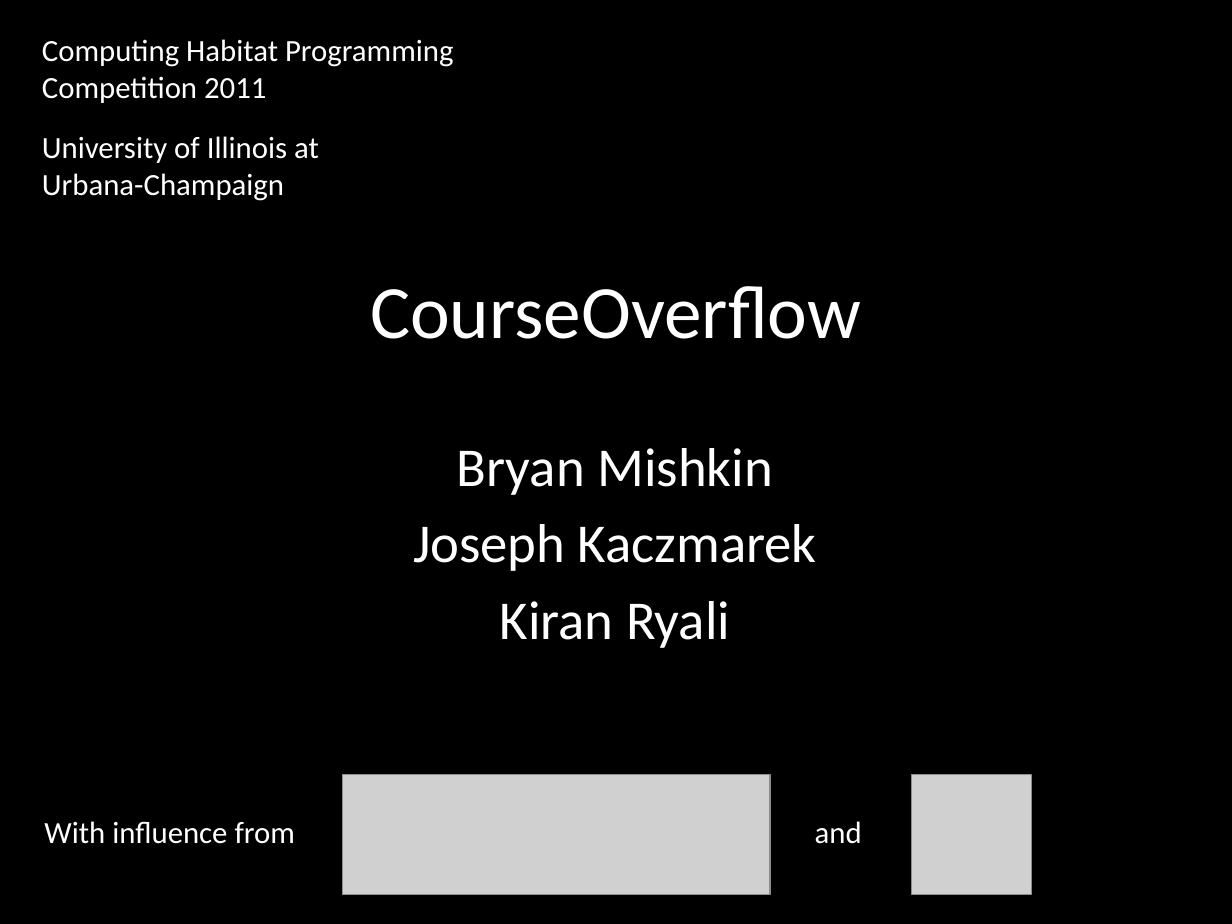
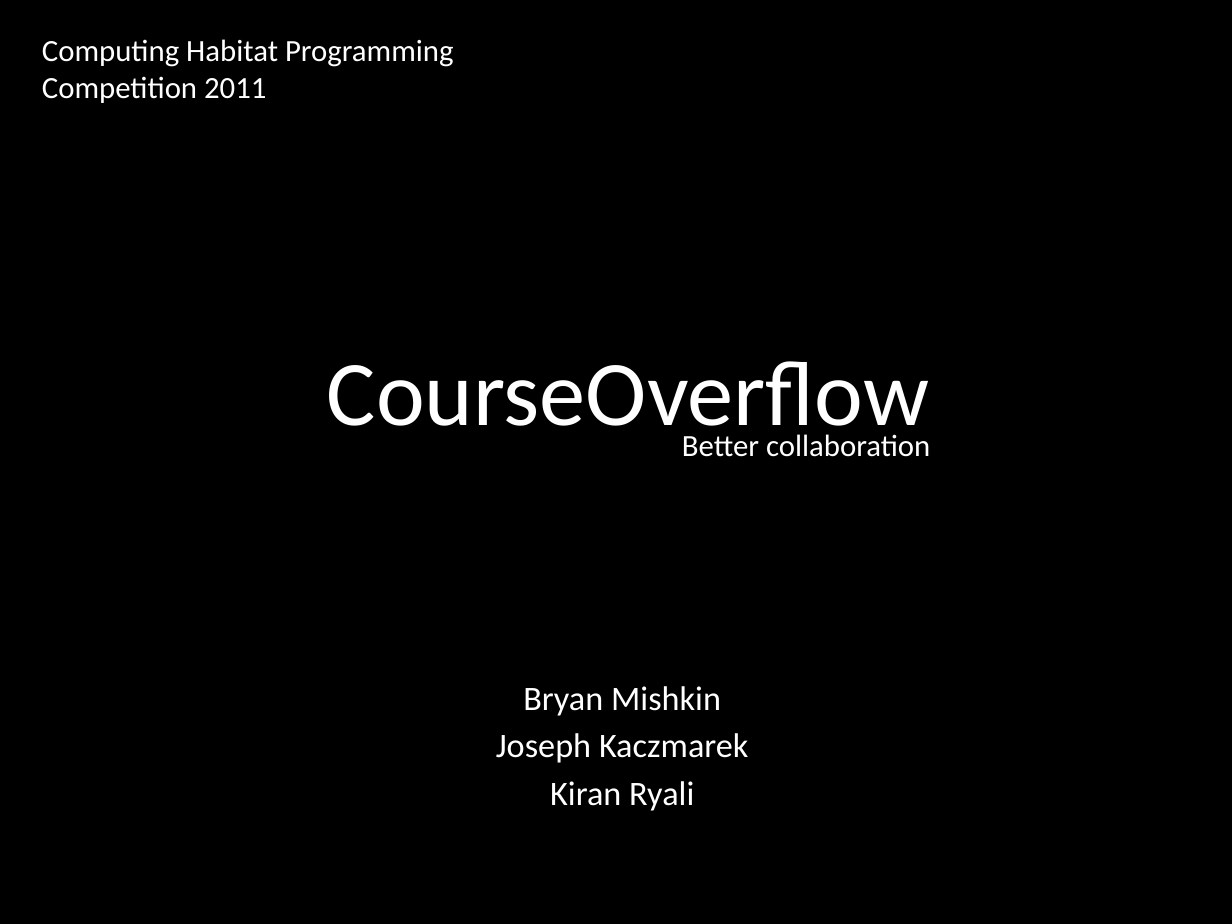
Before and after one commit to kryali/CourseOverflow, a slide deck: slide 1 of Presentation.pptx. Drawn at 1232x924 pixels with LibreOffice and Linux fonts; fonts in the diff are those of the drawing; grey boxes stand for pictures. Boxes give left, top, right and bottom in pixels: in the first picture for what was removed or moved away, otherwise in the second. Text is boxed around its words. In the diff, an @@ line names an element or a change of style, - is before the commit and + after.

```diff
--- a/Presentation.pptx
+++ b/Presentation.pptx
@@ text removed at <box>42,136,319,201</box> @@
-University of Illinois at Urbana-Champaign
@@ title "CourseOverflow": place and size @@
-title "CourseOverflow" at <box>370,286,861,339</box>
+title "CourseOverflow" at <box>327,361,929,448</box>
@@ title "CourseOverflow" at <box>327,361,929,448</box>: size 44 to 54 pt @@
@@ text added at <box>682,434,930,457</box>, 18 pt, text #FFFFFF @@
+Better collaboration
@@ subtitle "Bryan Mishkin": place and size @@
-subtitle "Bryan Mishkin" at <box>413,448,817,648</box>
+subtitle "Bryan Mishkin" at <box>496,686,749,811</box>
@@ subtitle "Bryan Mishkin" at <box>496,686,749,811</box>: size 32 to 20 pt; less space between paragraphs @@
@@ picture removed at <box>342,775,770,894</box> @@
@@ picture removed at <box>912,775,1031,894</box> @@
@@ text removed at <box>44,821,295,844</box> @@
-With influence from
@@ text removed at <box>815,821,862,844</box> @@
-and
```
Also in this commit, not shown: 5 other slides changed, 4 slides added, 1 slide removed.
